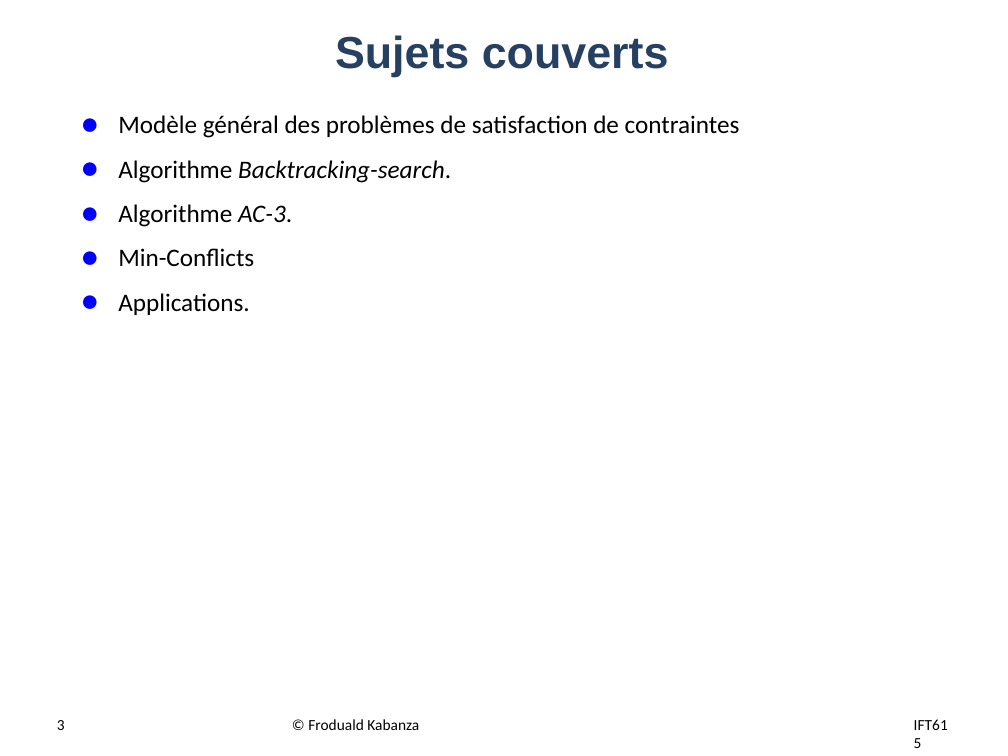
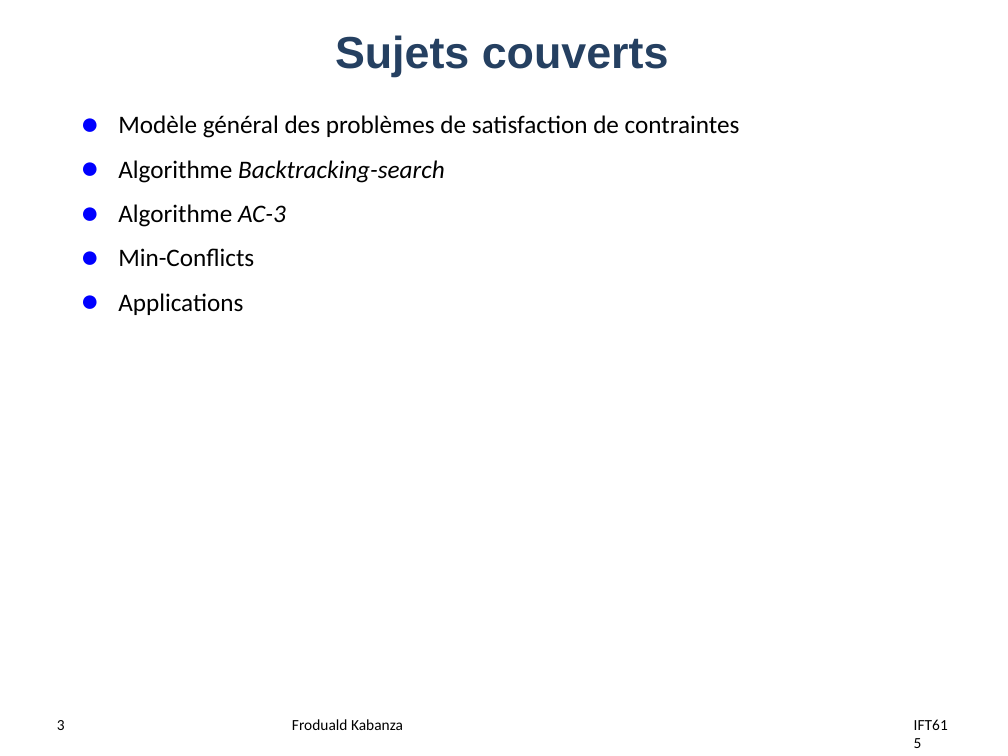
Before and after one commit to djeffkanda/djeffkanda.github.io, a slide deck: slide 3 of ift/assets/slides/ift615-19-Recherche locale par la satisfaction de contraintes.pptx. Drawn at 1008x756 pixels with LibreOffice and Linux fonts; fonts in the diff are those of the drawing. Boxes give left, top, right and bottom in pixels: in the first picture for what was removed or moved away, otherwise in the second. Text is boxed around its words. In the diff, an @@ line names an element or a change of style, - is before the commit and + after.

```diff
--- a/ift/assets/slides/ift615-19-Recherche locale par la satisfaction de contraintes.pptx
+++ b/ift/assets/slides/ift615-19-Recherche locale par la satisfaction de contraintes.pptx
@@ text at [118, 160, 445, 227]: text changed @@
-● Algorithme Backtracking-search.
-● Algorithme AC-3.
+● Algorithme Backtracking-search
+● Algorithme AC-3
@@ text at [118, 293, 243, 315]: text changed @@
-● Applications.
+● Applications
@@ text at [292, 719, 403, 730]: text changed @@
-© Froduald Kabanza
+Froduald Kabanza
```
Also in this commit, not shown: 44 other slides changed, 3 other files.
